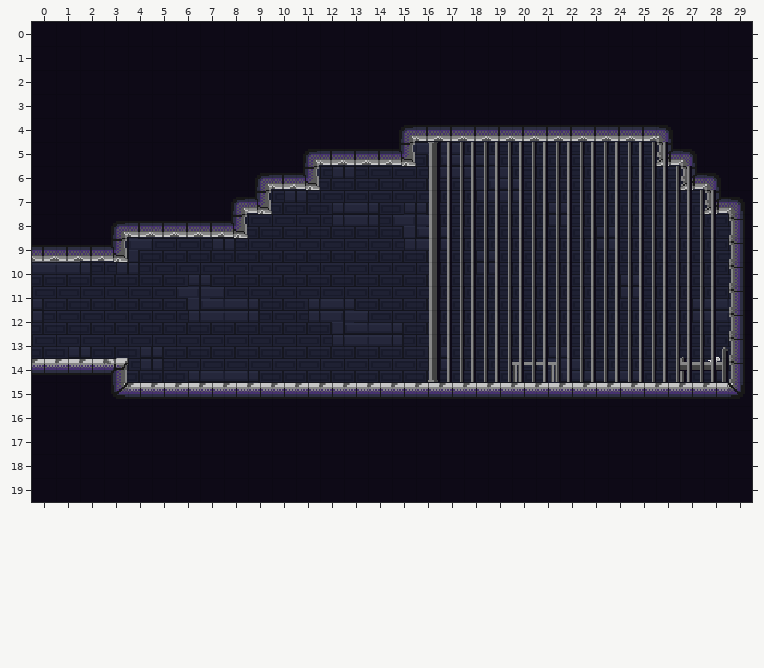
Two versions of a level (Tiled map, Assets/maps/HubRooms/1 - Prison/CellB.tmx). Above is the file before it was changed.
Cells are 16x16 px. Shown: x 0..29, y 0..19.
After the commit:
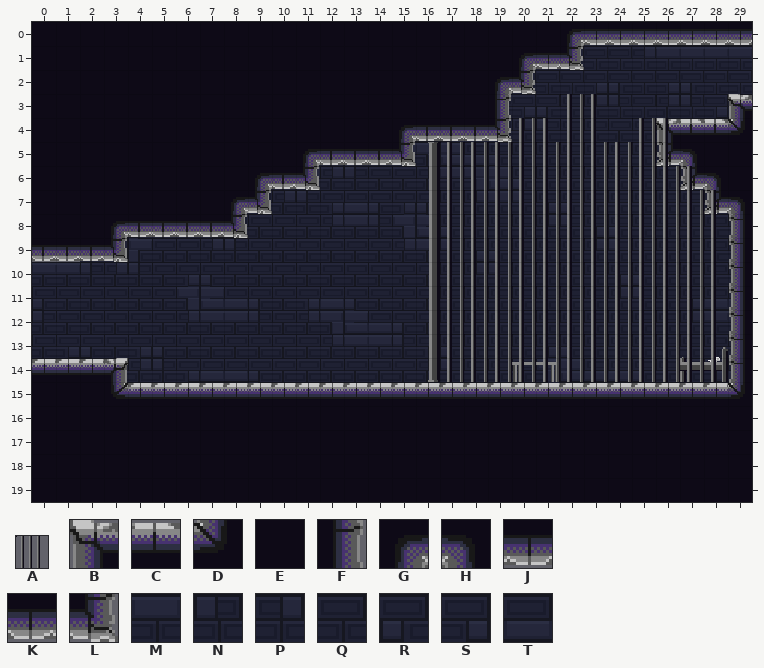
Key: from "Jail cell elements": A 1 flipped left-right; from "jail_block": B 0, C 1, D 3, E 9 flipped left-right, F 10, G 12, H 12 flipped left-right, J 17, K 17 flipped left-right, L 18; from "jail_wall": M 1, N 3, P 4, Q 9, R 11, S 12, T 17.
_ is an empty cell, # one hidden under a higher layer.
Changes in this commit:
Layer "bkg_close":
y 0: x 23..29 _______ -> NQSTTTT
y 1: x 21..29 _________ -> NQQQPMMMM
y 2: x 20..29 #######___ -> NQQSRQSRQQ
y 3: x 20..21 ## -> SR; x 24..25 ## -> NQ; x 27..29 ##_ -> NST
Layer "ground":
y 0: x 22..29 EEEEEEEE -> GJJJJJJJ
y 1: x 20..29 EEEEEEEEEE -> GJL_______
y 2: x 19..29 EEEEEEEEEEE -> GL_________
y 3: x 19..29 EEEEEEEEEEE -> F_________B
y 4: x 19..29 KKKKKKKHEEE -> L__A___BCCD
y 5: x 20 _ -> A; x 25 _ -> A
Boxes around the changes in both pictures, in picture pixels (x1, y1, x2, y2):
changed: (488, 29, 752, 142)
